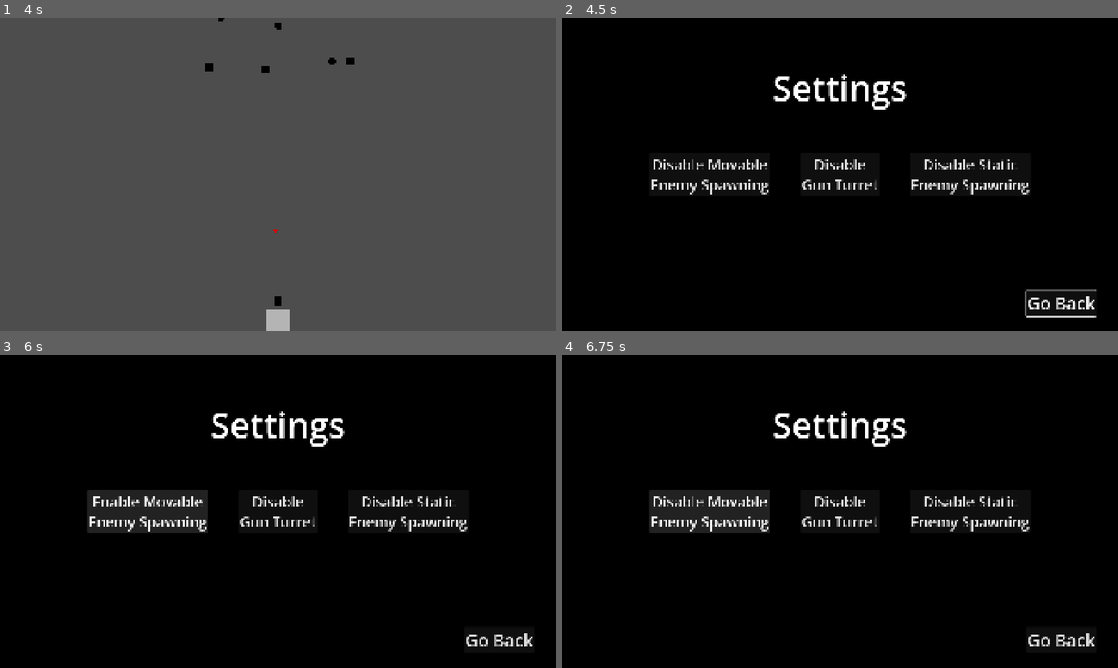
Above: before the commit, frames 1-4 (two rows, left to right).
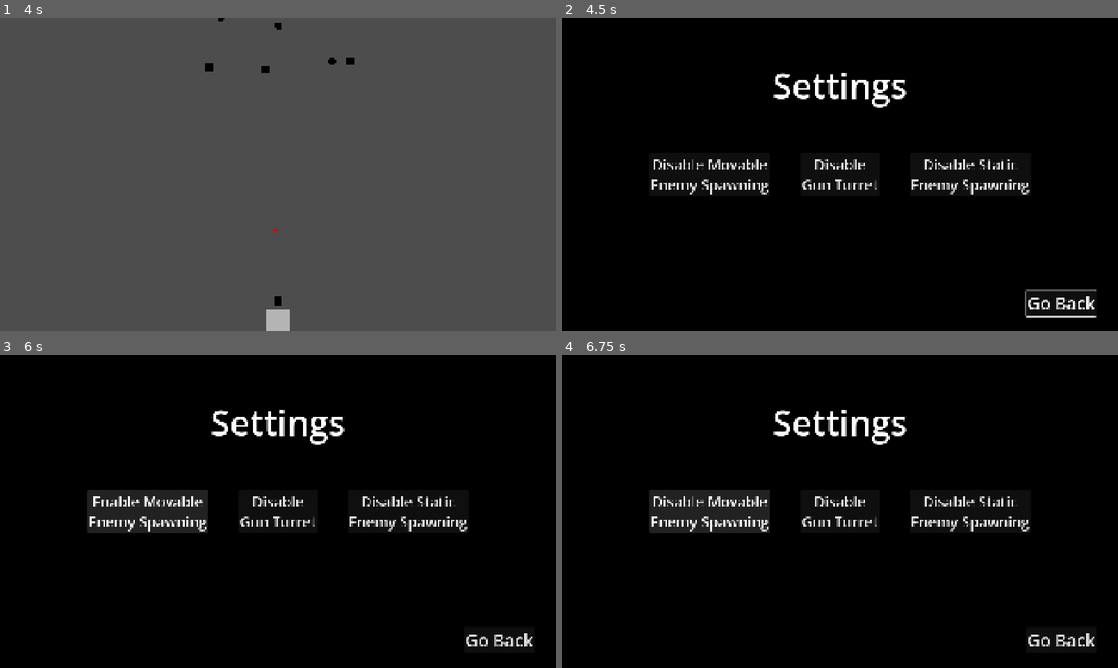
Above: after the commit, the same moments.

Repository: BilgiPasa/2d-gun-turret
Game: Godot game, scene res://Scenes/main_scene.tscn
Same seed, same stepped clock (60 frames per second), same inputs: the game is played once before the commit and once after it.
Inputs (mouse positions are in pixels of both pictures, inside the frame that each line leads up to):
- Up to frame 1 (4 s): move the mouse to (400, 158) at 0.52 s; move the mouse to (166, 190) at 1.27 s; move the mouse to (333, 105) at 2.02 s; move the mouse to (250, 237) at 2.77 s; move the mouse to (444, 221) at 3.52 s
- Up to frame 2 (4.5 s): tap Escape (ui_cancel) at 4.15 s; click "Settings" at 4.25 s
- Up to frame 3 (6 s): click (278, 477) at 5 s, where only the run before the commit has a clickable "Resume"; click "Disable Movable Enemy Spawning" at 5.75 s
- Up to frame 4 (6.75 s): click "Enable Movable Enemy Spawning" at 6.5 s

Frame 1 is identical in both runs. In frame 2, 0.8% of the frame differs, in the area x 38-62%, y 17-30%; in frame 3, 0.8%; in frame 4, 0.8%.

Commit message:
Update pause_menu and settings_menu scenes, Update settings_menu.gd and main_scene.gd, Update to version 1.1.3

Diff:
--- a/Scenes/pause_menu.tscn
+++ b/Scenes/pause_menu.tscn
@@ -21,17 +21,14 @@
 
 [node name="PauseLabel" type="Label" parent="Panel" unique_id=1335443289]
 layout_mode = 1
-anchors_preset = 8
+anchors_preset = 5
 anchor_left = 0.5
-anchor_top = 0.5
 anchor_right = 0.5
-anchor_bottom = 0.5
 offset_left = -211.0
-offset_top = -440.0
+offset_top = 100.0
 offset_right = 211.0
-offset_bottom = -275.0
+offset_bottom = 265.0
 grow_horizontal = 2
-grow_vertical = 2
 theme_override_font_sizes/font_size = 120
 text = "Paused"
 
--- a/Scenes/settings_menu.tscn
+++ b/Scenes/settings_menu.tscn
@@ -22,6 +22,19 @@
 grow_horizontal = 2
 grow_vertical = 2
 theme_override_styles/panel = SubResource("StyleBoxFlat_124y6")
+
+[node name="SettingsLabel" type="Label" parent="Panel" unique_id=1704733833]
+layout_mode = 1
+anchors_preset = 5
+anchor_left = 0.5
+anchor_right = 0.5
+offset_left = -232.5
+offset_top = 150.0
+offset_right = 232.5
+offset_bottom = 315.0
+grow_horizontal = 2
+theme_override_font_sizes/font_size = 120
+text = "Settings"
 
 [node name="MESOnOffButton" type="Button" parent="Panel" unique_id=798842165]
 layout_mode = 1
@@ -114,22 +127,6 @@
 theme_override_font_sizes/font_size = 60
 text = "Go Back"
 
-[node name="SettingsLabel" type="Label" parent="Panel" unique_id=1704733833]
-layout_mode = 1
-anchors_preset = 8
-anchor_left = 0.5
-anchor_top = 0.5
-anchor_right = 0.5
-anchor_bottom = 0.5
-offset_left = -232.5
-offset_top = -382.5
-offset_right = 232.5
-offset_bottom = -217.5
-grow_horizontal = 2
-grow_vertical = 2
-theme_override_font_sizes/font_size = 120
-text = "Settings"
-
 [connection signal="visibility_changed" from="." to="." method="_on_visibility_changed"]
 [connection signal="pressed" from="Panel/MESOnOffButton" to="." method="_on_mes_on_off_button_pressed"]
 [connection signal="pressed" from="Panel/GTOnOffButton" to="." method="_on_gt_on_off_button_pressed"]
--- a/Scripts/main_scene.gd
+++ b/Scripts/main_scene.gd
@@ -34,11 +34,15 @@
 	pause_menu.hide()
 
 func open_settings() -> void:
+	pause_menu.process_mode = Node.PROCESS_MODE_DISABLED
 	settings_menu.process_mode = Node.PROCESS_MODE_INHERIT
 	settings_menu.show()
+	pause_menu.hide()
 
 func close_settings() -> void:
 	settings_menu.process_mode = Node.PROCESS_MODE_DISABLED
+	pause_menu.process_mode = Node.PROCESS_MODE_INHERIT
+	pause_menu.show()
 	settings_menu.hide()
 
 func _on_ground_area_body_entered(body: Node2D) -> void:
@@ -51,29 +55,29 @@
 func _on_pause_menu_open_settings() -> void:
 	open_settings()
 
-func _on_settings_menu_turn_on_mes() -> void:
+func _on_settings_menu_turn_on_mes() -> void: # mes = movable enemy spawner
 	movable_enemy_spawner.process_mode = Node.PROCESS_MODE_PAUSABLE
 	print("Movable enemy spawning enabled.")
 
-func _on_settings_menu_turn_off_mes() -> void:
+func _on_settings_menu_turn_off_mes() -> void: # mes = movable enemy spawner
 	movable_enemy_spawner.process_mode = Node.PROCESS_MODE_DISABLED
 	print("Movable enemy spawning disabled.")
 
-func _on_settings_menu_turn_on_gt() -> void:
+func _on_settings_menu_turn_on_gt() -> void: # gt = gun turret
 	gun_turret.process_mode = Node.PROCESS_MODE_PAUSABLE
 	gun_turret.show()
 	print("Gun turret enabled.")
 
-func _on_settings_menu_turn_off_gt() -> void:
+func _on_settings_menu_turn_off_gt() -> void: # gt = gun turret
 	gun_turret.process_mode = Node.PROCESS_MODE_DISABLED
 	gun_turret.hide()
 	print("Gun turret disabled.")
 
-func _on_settings_menu_turn_on_ses() -> void:
+func _on_settings_menu_turn_on_ses() -> void: # ses = static enemy spawner
 	static_enemy_spawner.process_mode = Node.PROCESS_MODE_PAUSABLE
 	print("Static enemy spawning enabled.")
 
-func _on_settings_menu_turn_off_ses() -> void:
+func _on_settings_menu_turn_off_ses() -> void: # ses = static enemy spawner
 	static_enemy_spawner.process_mode = Node.PROCESS_MODE_DISABLED
 	print("Static enemy spawning disabled.")
 
--- a/Scripts/settings_menu.gd
+++ b/Scripts/settings_menu.gd
@@ -8,13 +8,13 @@
 signal turn_off_ses # Turn On Static Enemy Spawner
 signal go_back
 
-@onready var mes_on_off_button: Button = $Panel/MESOnOffButton
-@onready var gt_on_off_button: Button = $Panel/GTOnOffButton
-@onready var ses_on_off_button: Button = $Panel/SESOnOffButton
+@onready var mes_on_off_button: Button = $Panel/MESOnOffButton # Movable Enemy Spawner On Off Button
+@onready var gt_on_off_button: Button = $Panel/GTOnOffButton # Gun Turret On Off Button
+@onready var ses_on_off_button: Button = $Panel/SESOnOffButton # Static Enemy Spawner On Off Button
 @onready var go_back_button: Button = $Panel/GoBackButton
-var mes_on: bool = true
-var gt_on: bool = true
-var ses_on: bool = true
+var mes_on: bool = true # Movable Enemy Spawner On
+var gt_on: bool = true # Gun Turret On
+var ses_on: bool = true # Static Enemy Spawner On
 
 func _on_visibility_changed() -> void:
 	if visible:
@@ -31,6 +31,7 @@
 		turn_on_mes.emit()
 		mes_on_off_button.text = "Disable Movable\nEnemy Spawning"
 
+# On Gun Turret On Off Button Pressed
 func _on_gt_on_off_button_pressed() -> void:
 	if gt_on:
 		gt_on = false
--- a/project.godot
+++ b/project.godot
@@ -11,7 +11,7 @@
 [application]
 
 config/name="2d-gun-turret"
-config/version="1.1.2"
+config/version="1.1.3"
 run/main_scene="uid://jneb5c8685yl"
 config/features=PackedStringArray("4.7", "Forward Plus")
 config/icon="res://icon.svg"
